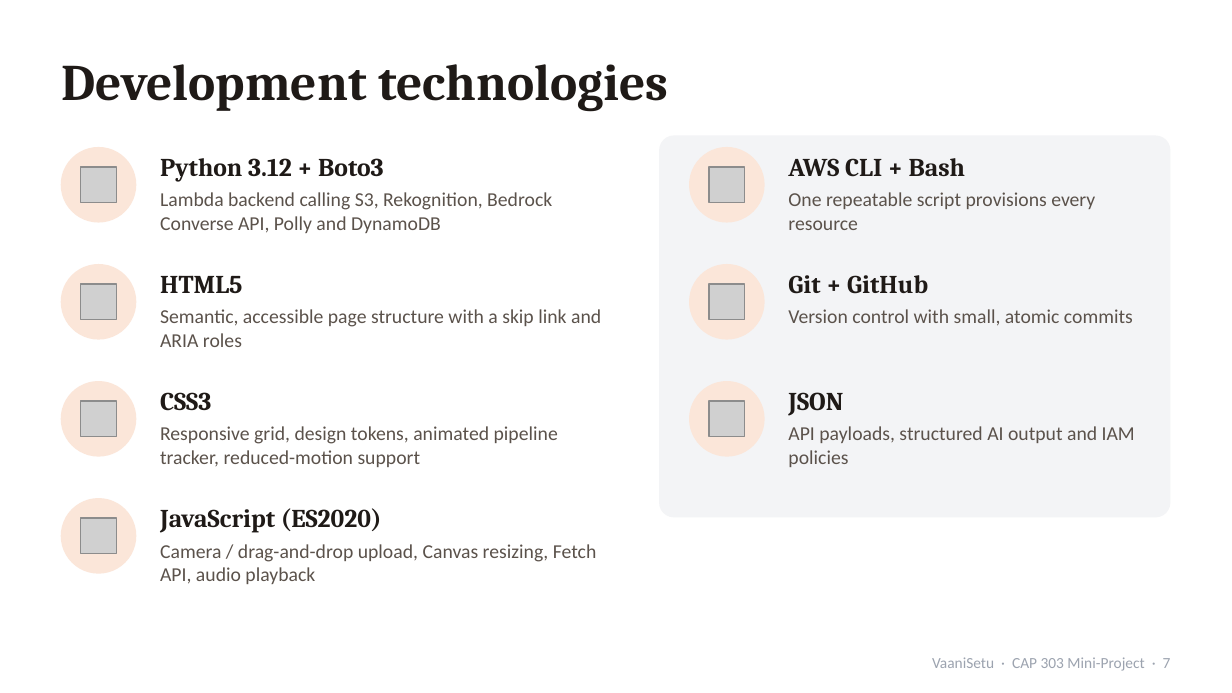
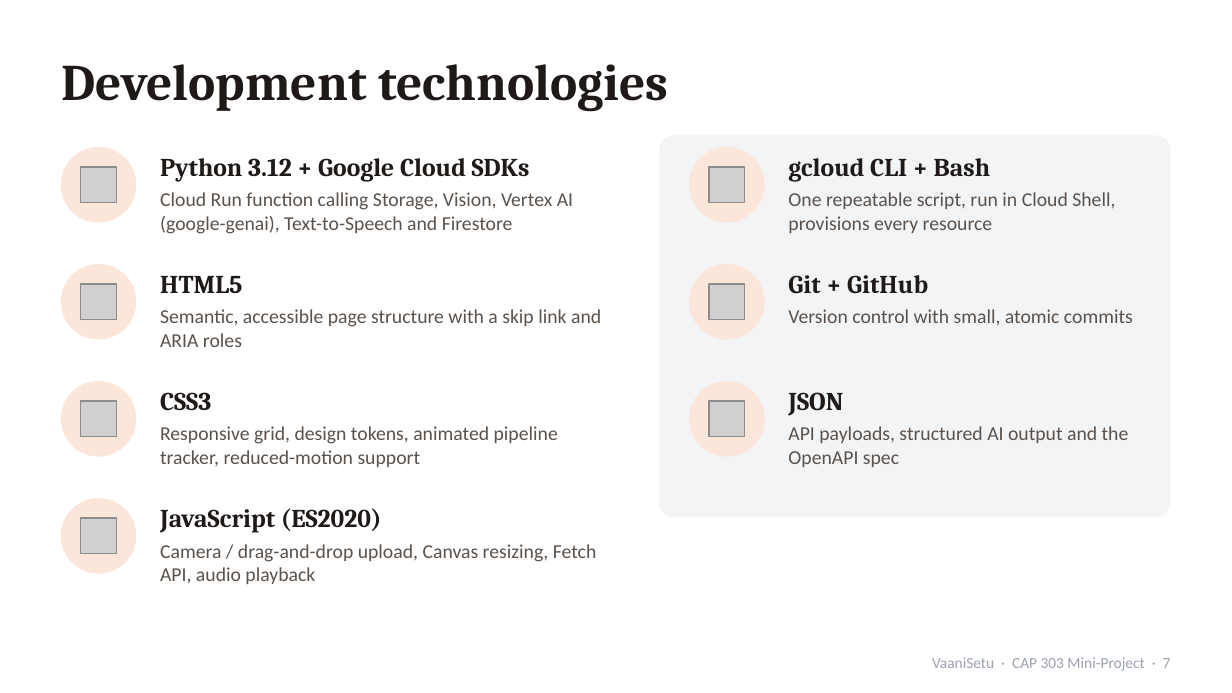
Before and after one commit to 17mohak/vaanisetu, a slide deck: slide 7 of deliverables/VaaniSetu_Presentation.pptx. Drawn at 1232x693 pixels with LibreOffice and Linux fonts; fonts in the diff are those of the drawing; grey boxes stand for pictures. Boxes give left, top, right and bottom in pixels: in the first picture for what was removed or moved away, otherwise in the second. Text is boxed around its words. In the diff, an @@ line names an element or a change of style, - is before the commit and + after.

```diff
--- a/deliverables/VaaniSetu_Presentation.pptx
+++ b/deliverables/VaaniSetu_Presentation.pptx
@@ text at [160,158,530,182]: text changed @@
-Python 3.12 + Boto3
+Python 3.12 + Google Cloud SDKs
@@ text at [788,158,991,182]: text changed @@
-AWS CLI + Bash
+gcloud CLI + Bash
@@ text at [160,192,573,234]: text changed @@
-Lambda backend calling S3, Rekognition, Bedrock Converse API, Polly and DynamoDB
+Cloud Run function calling Storage, Vision, Vertex AI (google-genai), Text-to-Speech and Firestore
@@ text at [788,192,1115,233]: text changed @@
-One repeatable script provisions every resource
+One repeatable script, run in Cloud Shell, provisions every resource
@@ text at [788,426,1129,467]: text changed @@
-API payloads, structured AI output and IAM policies
+API payloads, structured AI output and the OpenAPI spec
```
Also in this commit, not shown: 10 other slides changed, 1 other file.
